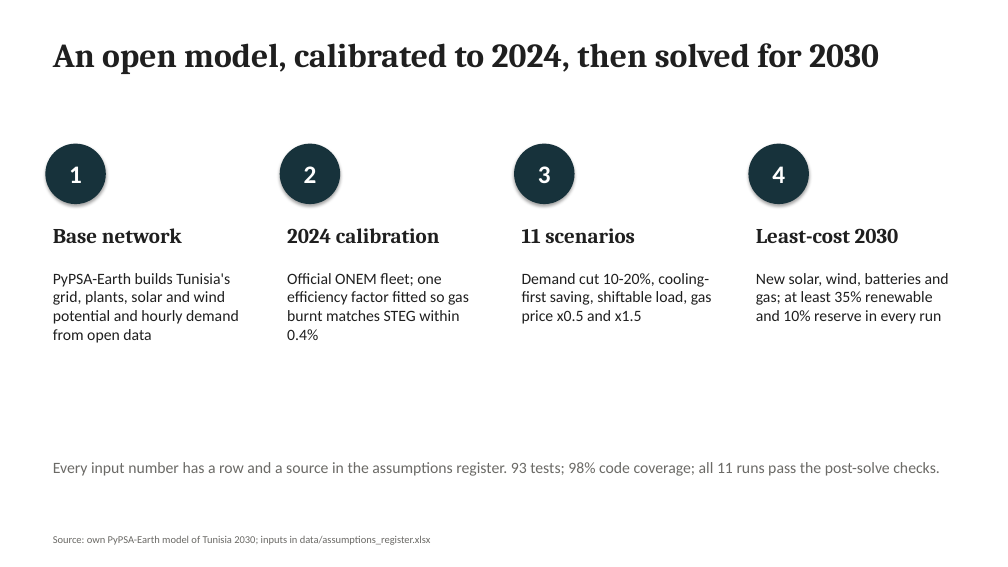
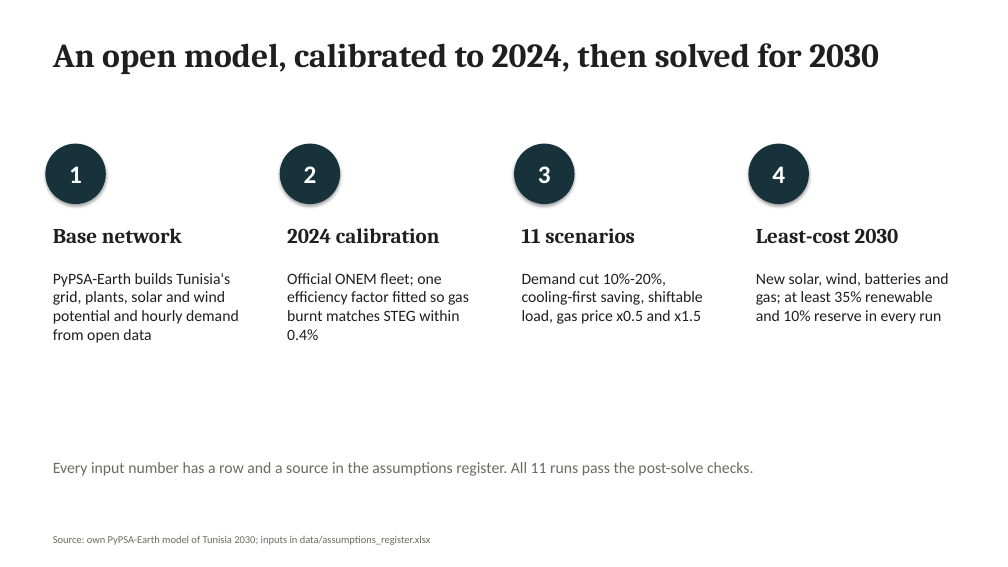
Before and after one commit to RayenRomdhani/TEP30-35, a slide deck: slide 3 of report/deck.pptx. Drawn at 1008x567 pixels with LibreOffice and Linux fonts; fonts in the diff are those of the drawing. Boxes give left, top, right and bottom in pixels: in the first picture for what was removed or moved away, otherwise in the second. Text is boxed around its words. In the diff, an @@ line names an element or a change of style, - is before the commit and + after.

```diff
--- a/report/deck.pptx
+++ b/report/deck.pptx
@@ text at (522, 273, 703, 324): text changed @@
-Demand cut 10-20%, cooling-first saving, shiftable load, gas price x0.5 and x1.5
+Demand cut 10%-20%, cooling-first saving, shiftable load, gas price x0.5 and x1.5
@@ text at (53, 462, 753, 476): text changed @@
-Every input number has a row and a source in the assumptions register. 93 tests; 98% code coverage; all 11 runs pass the post-solve checks.
+Every input number has a row and a source in the assumptions register. All 11 runs pass the post-solve checks.
```
Also in this commit, not shown: 11 other files.
